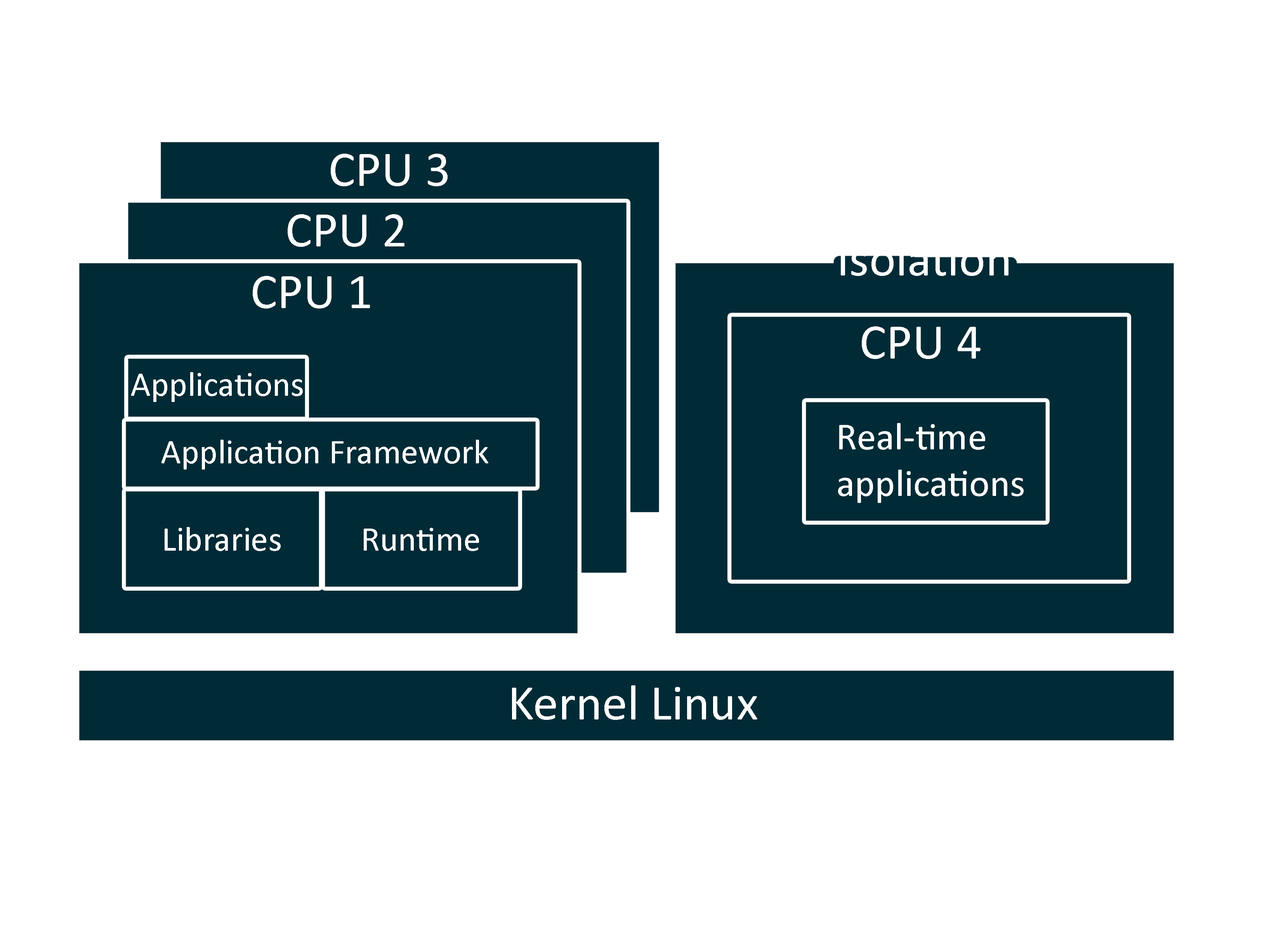
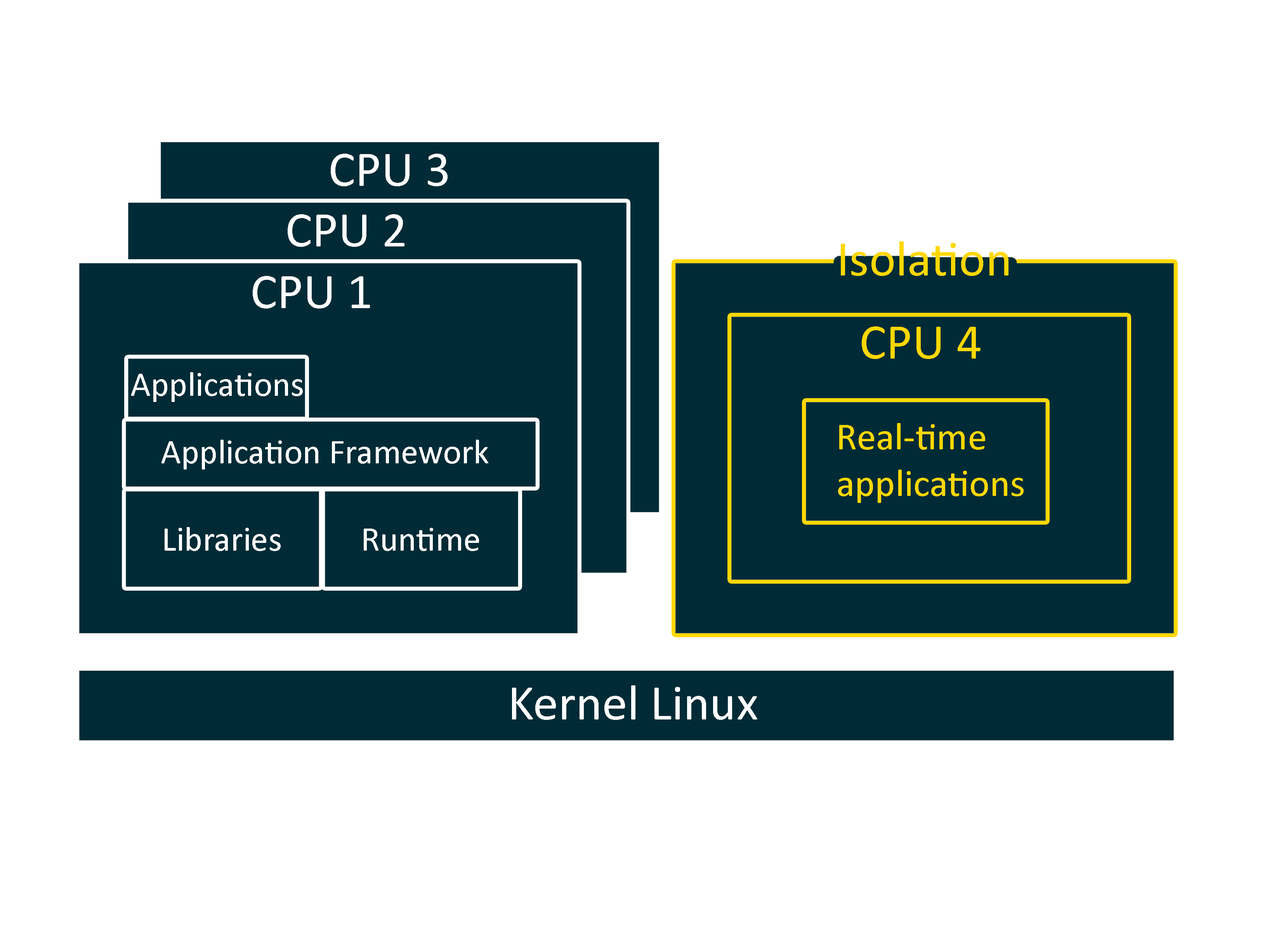
Layered file, before and after one edit (1267px x 950px). Changes by layer:
painted on "Real-time applications" over [837, 423, 1024, 503]
painted on "CPU 4" over [861, 326, 981, 359]
painted on "Isolation" over [840, 241, 1009, 276]
